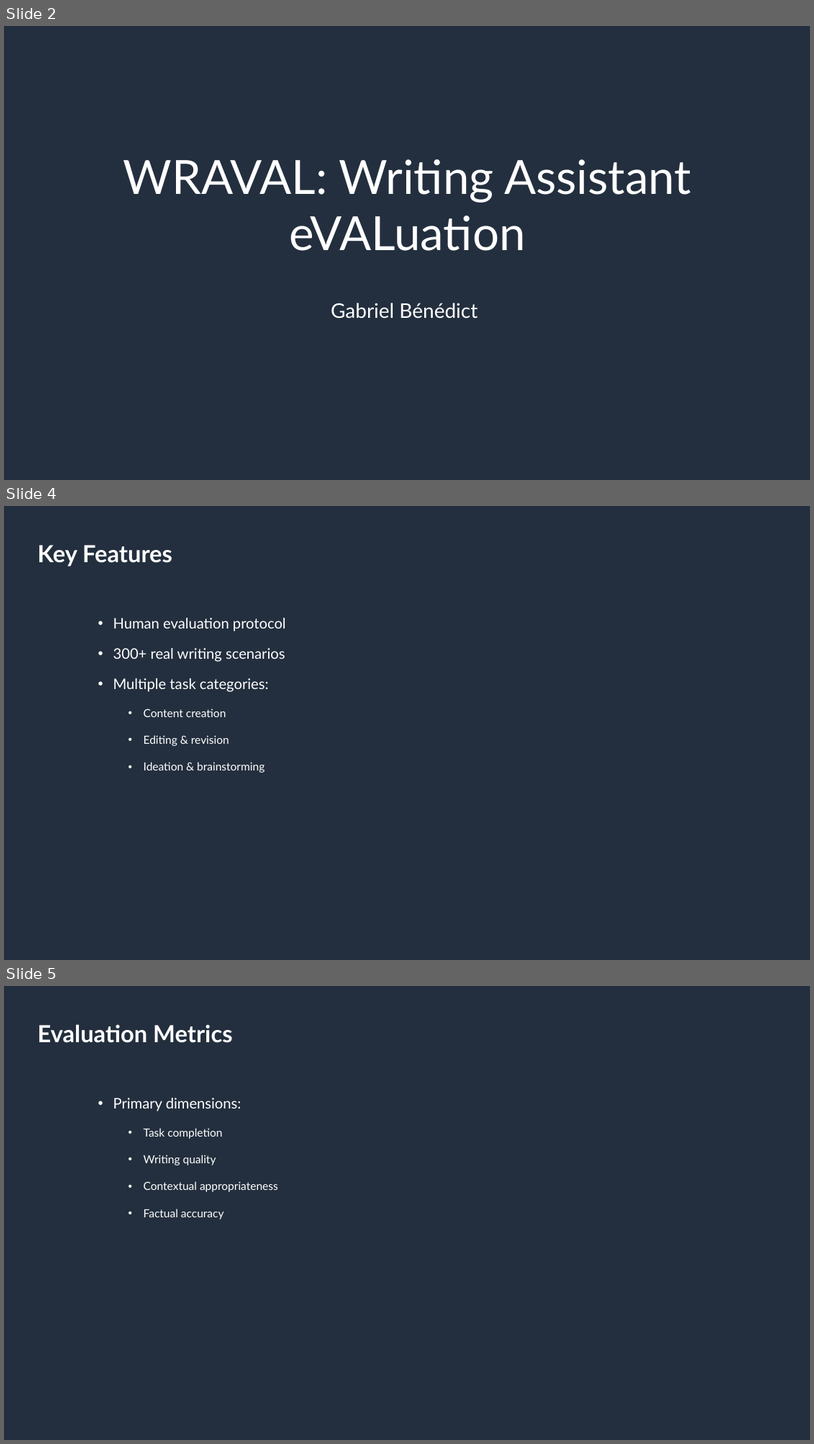
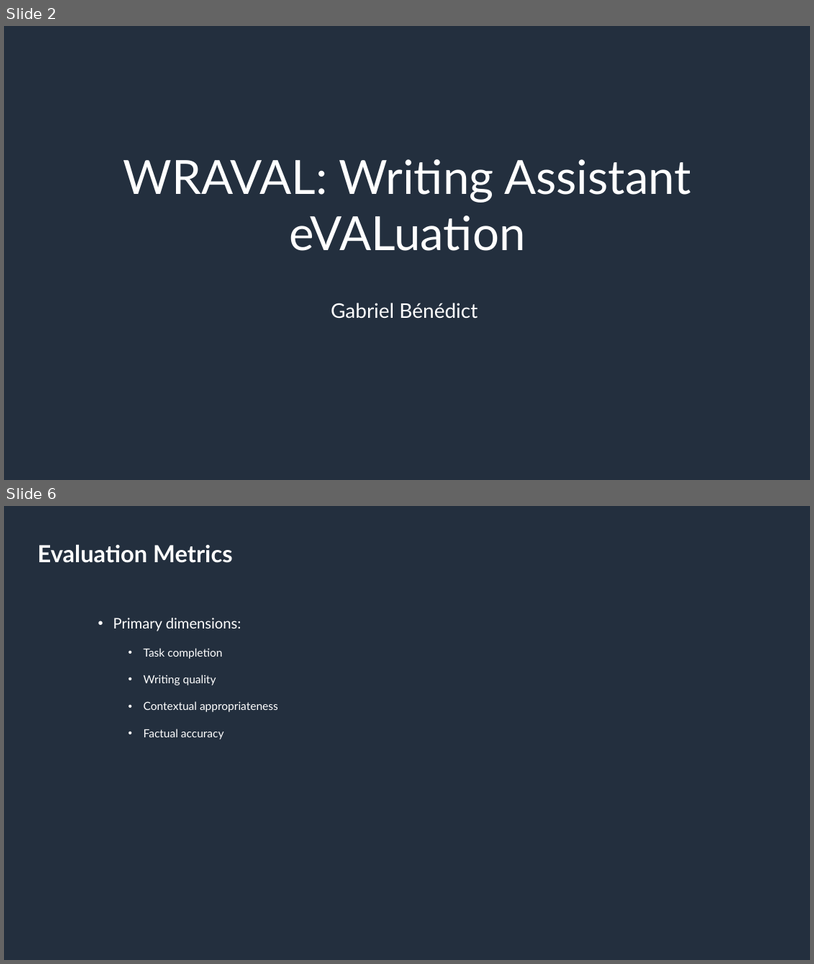
Before and after one commit to amazon-science/wraval, a slide deck: resources/wraval_presentation.pptx. Shown one above the other, each under a label of ours: slides 2, 4 and 5 before the commit, slides 2 and 6 after it; the slides between them are not shown. The pictures are 814x1444 and 814x964 pixels, drawn with LibreOffice and Linux fonts; fonts in the diff are those of the drawing; background and template pictures are left out. Boxes give left, top, right and bottom in pixels: in the first picture for what was removed or moved away, otherwise in the second. Text is boxed around its words. In the diff, an @@ line names an element or a change of style, - is before the commit and + after.

```diff
--- a/resources/wraval_presentation.pptx
+++ b/resources/wraval_presentation.pptx
@@ slide 4 removed at <box>4,506,810,960</box>, background #232F3E @@
@@ title removed at <box>38,545,172,566</box> @@
-Key Features
@@ text removed at <box>113,618,286,772</box> @@
-• Human evaluation protocol
-• 300+ real writing scenarios
-• Multiple task categories:
-  • Content creation
-  • Editing & revision
-  • Ideation & brainstorming
@@ what was slide 5 is now slide 6 @@
```
Also in this commit, not shown: 5 slides added, 1 other slide removed, 11 other files.
